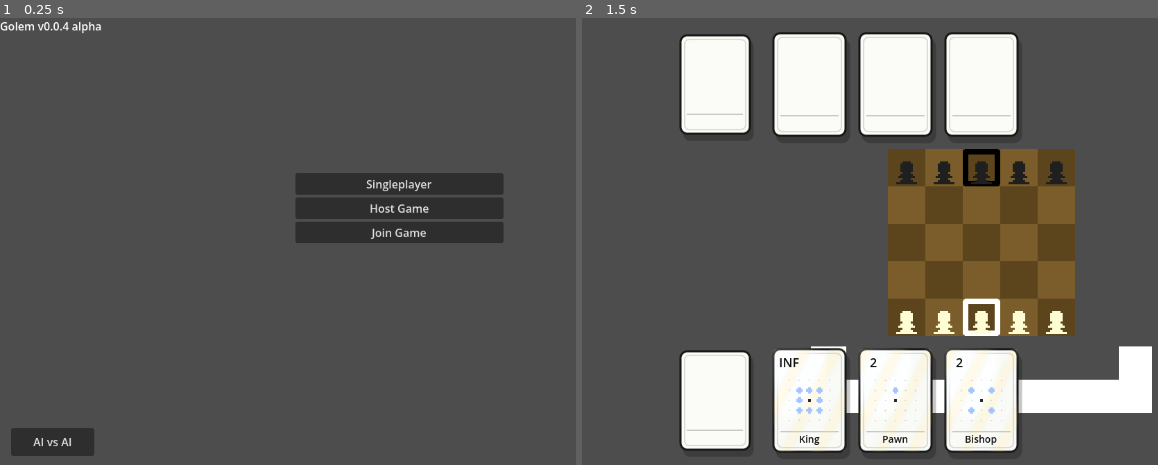
Above: before the commit, frames 1-2 (left to right).
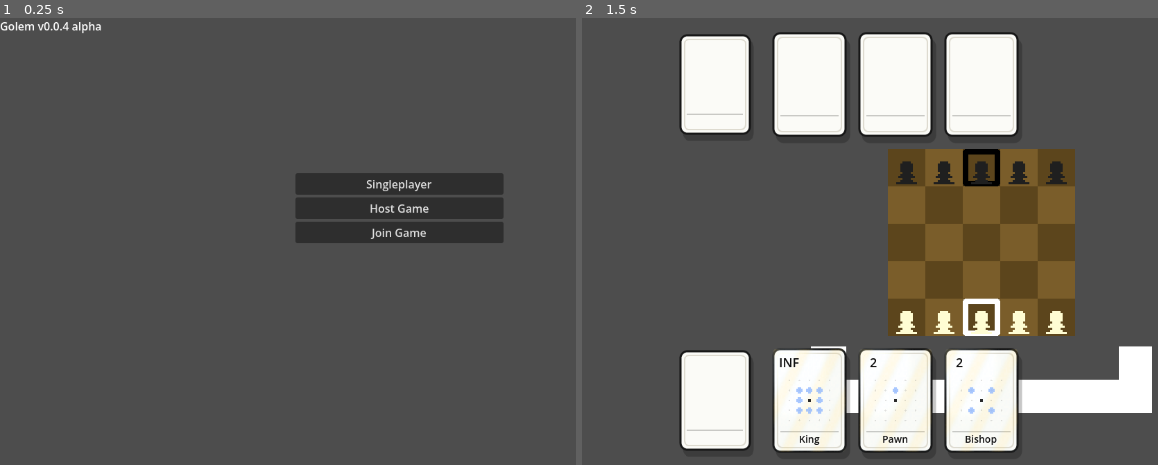
Above: after the commit, the same moments.

Repository: DavidBarta92/Golem-Chess
Game: Godot game, scene res://Scenes/MainMenu.tscn
Same seed, same stepped clock (60 frames per second), same inputs: the game is played once before the commit and once after it.
Inputs:
- Up to frame 1 (0.25 s): no input
- Up to frame 2 (1.5 s): click "Singleplayer" at 0.5 s; click "INF" at 1.25 s

The runs differ from the first frame. In frame 1, 0.9% of the frame differs, in the area x 1-17%, y 91-98%; in frame 2, nothing differs.

Commit message:
hidden button

Diff:
--- a/GameConfig.gd
+++ b/GameConfig.gd
@@ -8,8 +8,15 @@
 
 var is_singleplayer: bool = false
 var is_hosting: bool = false
+var is_ai_vs_ai_batch: bool = false
 var server_ip: String = "127.0.0.1"
 var server_port: int = 9999
+var ai_vs_ai_match_count: int = 1
+var ai_vs_ai_matches_played: int = 0
+var ai_vs_ai_results: Dictionary = {
+	0: 0,
+	1: 0,
+}
 var player_controllers: Dictionary = {
 	0: CONTROLLER_HUMAN,
 	1: CONTROLLER_HUMAN,
@@ -35,6 +42,30 @@
 	set_player_controller(0, player_0_controller)
 	set_player_controller(1, player_1_controller)
 
+func start_ai_vs_ai_batch(match_count: int) -> void:
+	is_ai_vs_ai_batch = true
+	ai_vs_ai_match_count = max(1, match_count)
+	ai_vs_ai_matches_played = 0
+	ai_vs_ai_results = {
+		0: 0,
+		1: 0,
+	}
+	set_singleplayer_controllers(CONTROLLER_AI, CONTROLLER_AI)
+
+func record_ai_vs_ai_result(winner_player_id: int) -> void:
+	if !is_ai_vs_ai_batch:
+		return
+
+	ai_vs_ai_matches_played += 1
+	var current_wins: int = int(ai_vs_ai_results.get(winner_player_id, 0))
+	ai_vs_ai_results[winner_player_id] = current_wins + 1
+
+func should_continue_ai_vs_ai_batch() -> bool:
+	return is_ai_vs_ai_batch && ai_vs_ai_matches_played < ai_vs_ai_match_count
+
+func stop_ai_vs_ai_batch() -> void:
+	is_ai_vs_ai_batch = false
+
 func reset_multiplayer_controllers() -> void:
 	set_player_controller(0, CONTROLLER_HUMAN)
 	set_player_controller(1, CONTROLLER_HUMAN)
--- a/Scenes/MainMenu.gd
+++ b/Scenes/MainMenu.gd
@@ -1,6 +1,35 @@
 extends Control
 
+const AI_VS_AI_UNLOCK_KEY: Key = KEY_A
+const AI_VS_AI_UNLOCK_PRESS_COUNT: int = 3
+const MAX_AI_VS_AI_MATCH_COUNT: int = 9999
+
+@onready var ai_vs_ai_controls: Control = $AIVsAIControls
+@onready var ai_match_count_field: LineEdit = $AIVsAIControls/MatchCountField
+
+var ai_vs_ai_unlock_presses: int = 0
+
+func _ready():
+	ai_vs_ai_controls.visible = false
+	ai_match_count_field.text = str(GameConfig.ai_vs_ai_match_count)
+
+func _input(event):
+	if ai_vs_ai_controls.visible:
+		return
+
+	var key_event: InputEventKey = event as InputEventKey
+	if key_event == null or !key_event.pressed or key_event.echo:
+		return
+
+	if key_event.keycode == AI_VS_AI_UNLOCK_KEY:
+		ai_vs_ai_unlock_presses += 1
+		if ai_vs_ai_unlock_presses >= AI_VS_AI_UNLOCK_PRESS_COUNT:
+			ai_vs_ai_controls.visible = true
+	else:
+		ai_vs_ai_unlock_presses = 0
+
 func _on_singleplayer_button_pressed():
+	GameConfig.stop_ai_vs_ai_batch()
 	GameConfig.is_singleplayer = true
 	GameConfig.is_hosting = true
 	GameConfig.server_ip = ""
@@ -8,13 +37,23 @@
 	get_tree().change_scene_to_file("res://Scenes/main.tscn")
 
 func _on_ai_vs_ai_button_pressed():
+	var match_count: int = get_ai_vs_ai_match_count()
 	GameConfig.is_singleplayer = true
 	GameConfig.is_hosting = true
 	GameConfig.server_ip = ""
-	GameConfig.set_singleplayer_controllers(GameConfig.CONTROLLER_AI, GameConfig.CONTROLLER_AI)
+	GameConfig.start_ai_vs_ai_batch(match_count)
 	get_tree().change_scene_to_file("res://Scenes/main.tscn")
 
+func get_ai_vs_ai_match_count() -> int:
+	var match_count: int = int(ai_match_count_field.text.strip_edges())
+	if match_count < 1:
+		return 1
+	if match_count > MAX_AI_VS_AI_MATCH_COUNT:
+		return MAX_AI_VS_AI_MATCH_COUNT
+	return match_count
+
 func _on_host_button_pressed():
+	GameConfig.stop_ai_vs_ai_batch()
 	GameConfig.is_singleplayer = false
 	GameConfig.is_hosting = true
 	GameConfig.server_ip = ""
@@ -22,6 +61,7 @@
 	get_tree().change_scene_to_file("res://Scenes/main.tscn")
 
 func _on_join_button_pressed():
+	GameConfig.stop_ai_vs_ai_batch()
 	GameConfig.is_singleplayer = false
 	GameConfig.reset_multiplayer_controllers()
 	get_tree().change_scene_to_file("res://Scenes/JoinMenu.tscn")
--- a/Scenes/MainMenu.tscn
+++ b/Scenes/MainMenu.tscn
@@ -37,15 +37,25 @@
 layout_mode = 2
 text = "Join Game"
 
-[node name="AIVsAIButton" type="Button" parent="."]
+[node name="AIVsAIControls" type="HBoxContainer" parent="."]
+visible = false
 layout_mode = 1
 anchor_top = 1.0
 anchor_bottom = 1.0
 offset_left = 16.0
 offset_top = -56.0
-offset_right = 136.0
+offset_right = 250.0
 offset_bottom = -16.0
 grow_vertical = 0
+
+[node name="MatchCountField" type="LineEdit" parent="AIVsAIControls"]
+custom_minimum_size = Vector2(96, 0)
+layout_mode = 2
+text = "1"
+placeholder_text = "Matches"
+
+[node name="AIVsAIButton" type="Button" parent="AIVsAIControls"]
+layout_mode = 2
 text = "AI vs AI"
 
 [node name="Label" type="Label" parent="." unique_id=1540343529]
@@ -57,4 +67,4 @@
 [connection signal="pressed" from="VBoxContainer/SingleplayerButton" to="." method="_on_singleplayer_button_pressed"]
 [connection signal="pressed" from="VBoxContainer/HostButton" to="." method="_on_host_button_pressed"]
 [connection signal="pressed" from="VBoxContainer/JoinButton" to="." method="_on_join_button_pressed"]
-[connection signal="pressed" from="AIVsAIButton" to="." method="_on_ai_vs_ai_button_pressed"]
+[connection signal="pressed" from="AIVsAIControls/AIVsAIButton" to="." method="_on_ai_vs_ai_button_pressed"]
--- a/Scenes/Multiplayer.gd
+++ b/Scenes/Multiplayer.gd
@@ -41,7 +41,10 @@
 	setup_singleplayer_ai_controllers()
 	game_host.finish_if_player_has_no_valid_turn(game_host.game_state.current_turn_player)
 	game_host.broadcast_full_state()
-	$board.set_turn(get_side_for_player_id(get_local_human_player_id()))
+	if GameConfig.is_ai_vs_ai_batch:
+		$board.set_turn(null)
+	else:
+		$board.set_turn(get_side_for_player_id(get_local_human_player_id()))
 
 func setup_singleplayer_ai_controllers():
 	ai_players.clear()
--- a/Scenes/chess.gd
+++ b/Scenes/chess.gd
@@ -1061,16 +1061,41 @@
 	show_result_message(winner_color)
 
 	await get_tree().create_timer(8.0).timeout
+	var next_scene: String = get_next_scene_after_game(winner_color)
 	if get_parent().has_method("close_game_connection"):
 		get_parent().close_game_connection()
 	if get_tree():
-		get_tree().change_scene_to_file(MAIN_MENU_SCENE)
+		get_tree().change_scene_to_file(next_scene)
+
+func get_next_scene_after_game(winner_color: int) -> String:
+	if GameConfig.is_ai_vs_ai_batch:
+		var winner_player_id: int = get_player_id_for_color(winner_color)
+		GameConfig.record_ai_vs_ai_result(winner_player_id)
+		print("AI vs AI match %d/%d finished. White wins: %d, Black wins: %d" % [
+			GameConfig.ai_vs_ai_matches_played,
+			GameConfig.ai_vs_ai_match_count,
+			int(GameConfig.ai_vs_ai_results.get(0, 0)),
+			int(GameConfig.ai_vs_ai_results.get(1, 0)),
+		])
+
+		if GameConfig.should_continue_ai_vs_ai_batch():
+			return "res://Scenes/main.tscn"
+
+		GameConfig.stop_ai_vs_ai_batch()
+
+	return MAIN_MENU_SCENE
 
 func show_result_message(winner_color: int):
 	if result_label == null or result_overlay == null:
 		return
 
-	if side == null:
+	if GameConfig.is_ai_vs_ai_batch:
+		result_label.text = "%s WINS!\nMATCH %d / %d" % [
+			"WHITE" if winner_color == 1 else "BLACK",
+			GameConfig.ai_vs_ai_matches_played + 1,
+			GameConfig.ai_vs_ai_match_count,
+		]
+	elif side == null:
 		result_label.text = "WHITE WINS!" if winner_color == 1 else "BLACK WINS!"
 	else:
 		result_label.text = "YOU WON!" if winner_color == get_own_color() else "YOU LOST!"
